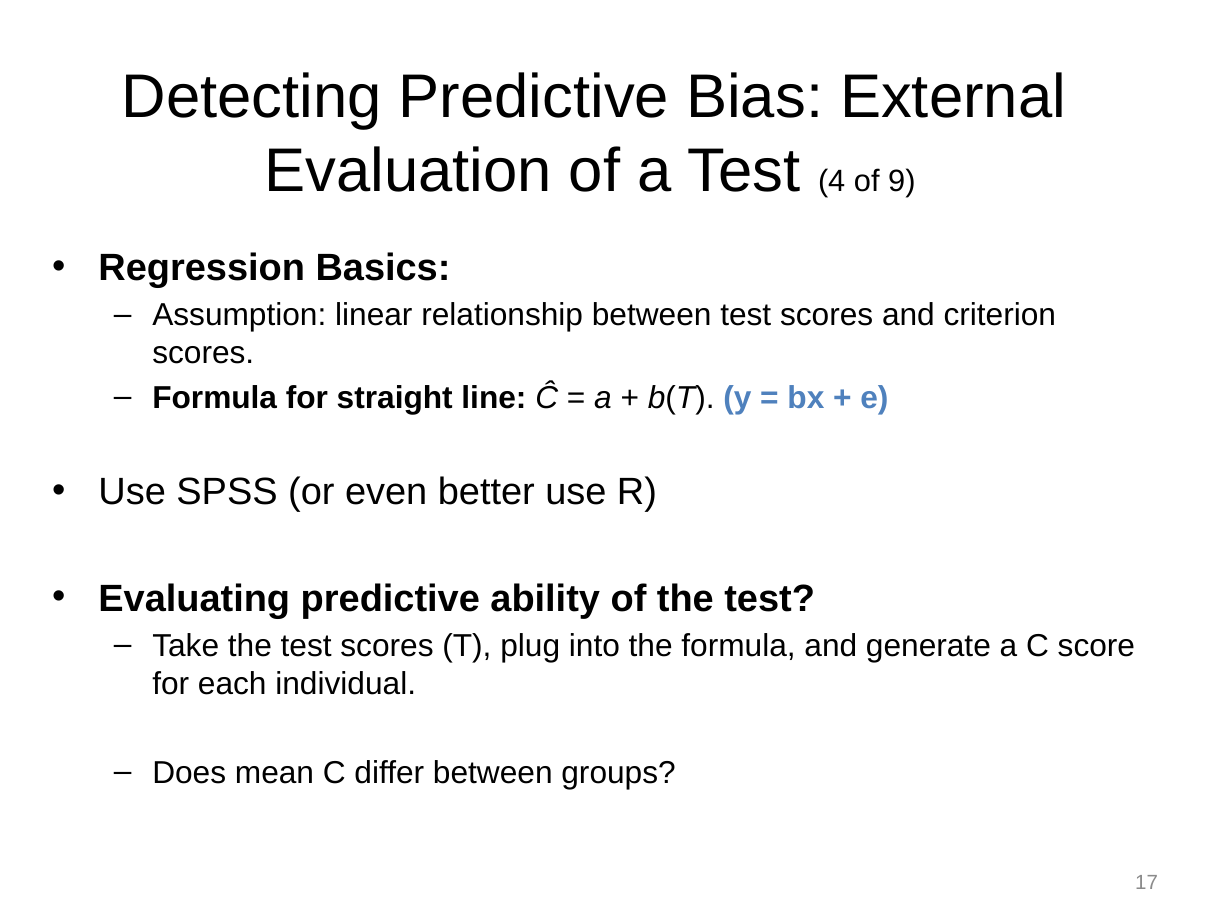
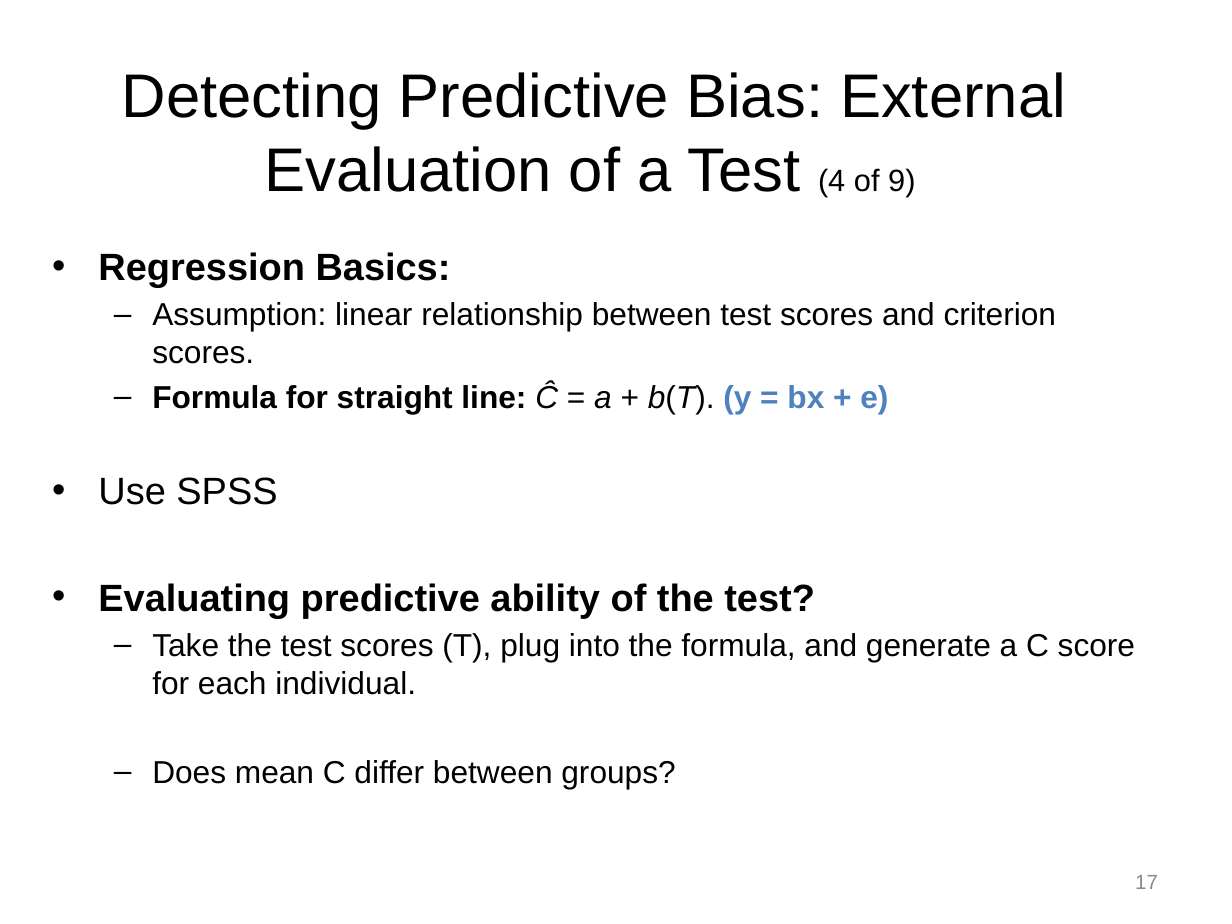
Before and after one commit to npm27/Teaching-Materials, a slide deck: slide 17 of Tests and Eval/Slides/10 Chapter 11.pptx. Drawn at 1232x924 pixels with LibreOffice and Linux fonts; fonts in the diff are those of the drawing. Boxes give left, top, right and bottom in pixels: in the first picture for what was removed or moved away, otherwise in the second. Text is boxed around its words. In the diff, an @@ line names an element or a change of style, - is before the commit and + after.

```diff
--- a/Tests and Eval/Slides/10 Chapter 11.pptx
+++ b/Tests and Eval/Slides/10 Chapter 11.pptx
@@ text at <box>98,477,277,505</box>: text changed @@
-• Use SPSS (or even better use R)
+• Use SPSS
```
Also in this commit, not shown: 6 other slides changed, 2 other files.
